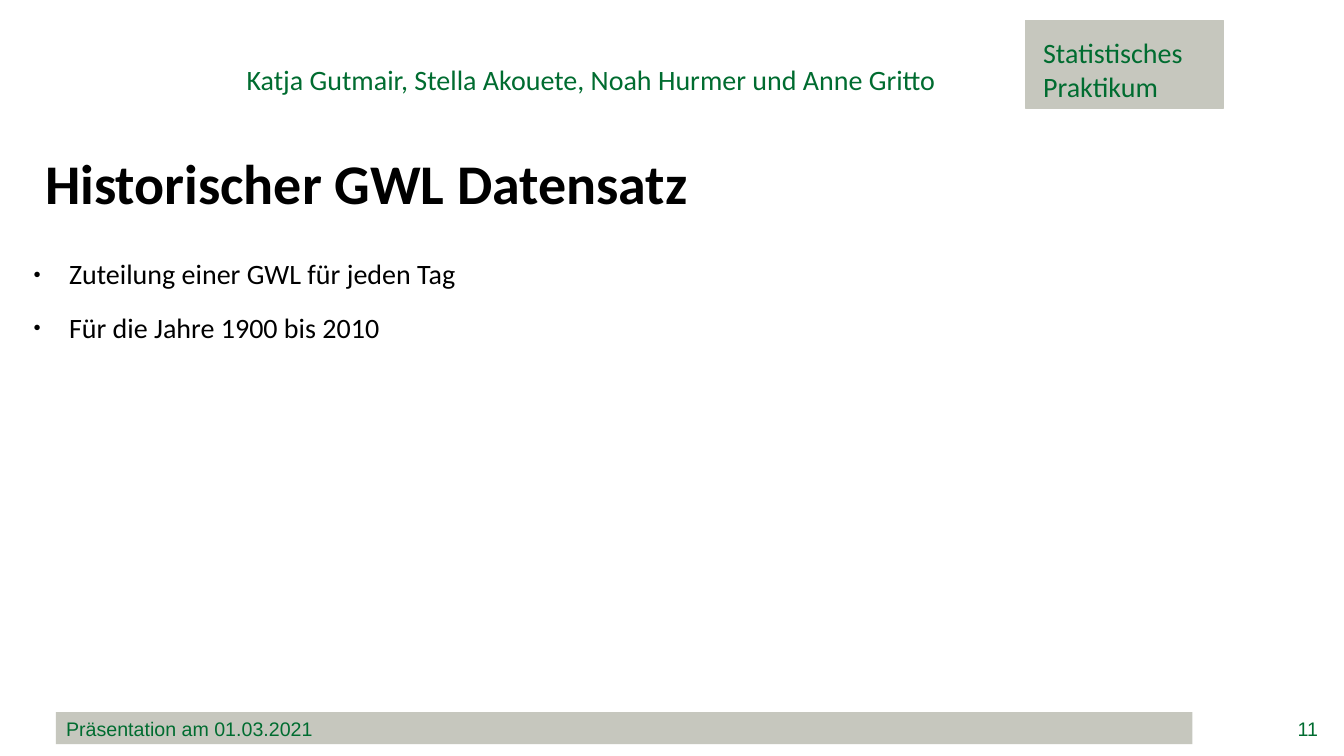
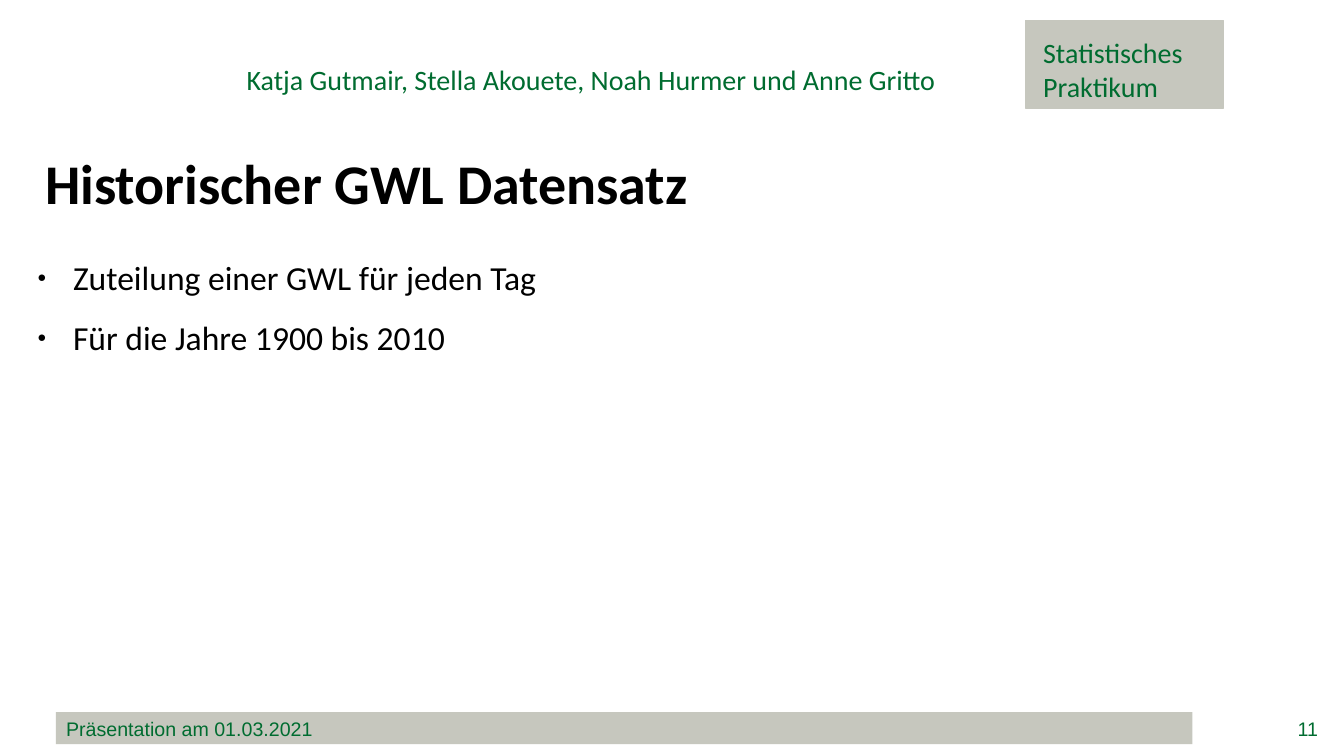
Before and after one commit to minimops/weatherFrog, a slide deck: slide 11 of documentation/ppt/Präsentation.pptx. Drawn at 1344x756 pixels with LibreOffice and Linux fonts; fonts in the diff are those of the drawing; background and template pictures are left out. Boxes give left, top, right and bottom in pixels: in the first picture for what was removed or moved away, otherwise in the second. Text is boxed around its words. In the diff, an @@ line names an element or a change of style, - is before the commit and + after.

```diff
--- a/documentation/ppt/Präsentation.pptx
+++ b/documentation/ppt/Präsentation.pptx
@@ text "Zuteilung einer GWL für jeden ..." at (x1=73, y1=266, x2=536, y2=351): size 20 to 24 pt @@
```
Also in this commit, not shown: 23 other slides changed, 9 slides added.
